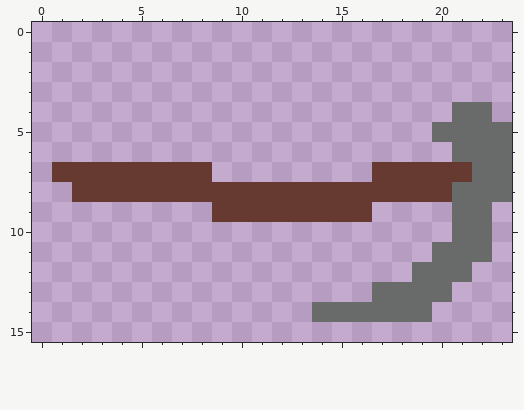
Pixel-art file -- Assets/Art/Player/proto_tool.aseprite. Above: the version before the commit.
24x16 pixels, 1 frame.
Once edited:
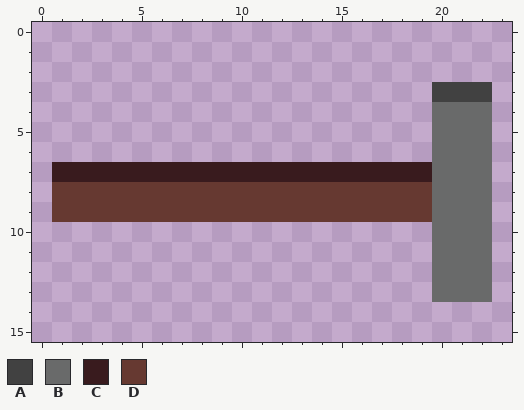
Palette (. is transparent): A #414141  B #696a6a  C #391b1e  D #663931
Changes in this commit:
{"y":3,"x":20,"old":"...","new":"AAA"}
{"y":4,"x":20,"old":".","new":"B"}
{"y":5,"x":23,"old":"B","new":"."}
{"y":6,"x":20,"old":".","new":"B"}
{"y":6,"x":23,"old":"B","new":"."}
{"y":7,"x":1,"old":"DDDDDDDD........DDDDD","new":"CCCCCCCCCCCCCCCCCCCBB"}
{"y":7,"x":23,"old":"B","new":"."}
{"y":8,"x":1,"old":".","new":"D"}
{"y":8,"x":20,"old":"D","new":"B"}
{"y":8,"x":23,"old":"B","new":"."}
{"y":9,"x":1,"old":"........","new":"DDDDDDDD"}
{"y":9,"x":17,"old":"....","new":"DDDB"}
{"y":10,"x":20,"old":".","new":"B"}
{"y":12,"x":19,"old":"B","new":"."}
{"y":12,"x":22,"old":".","new":"B"}
{"y":13,"x":17,"old":"BBB","new":"..."}
{"y":13,"x":21,"old":"..","new":"BB"}
{"y":14,"x":14,"old":"BBBBBB","new":"......"}
{"label":"changed","picture_box":[52,82,512,322]}
